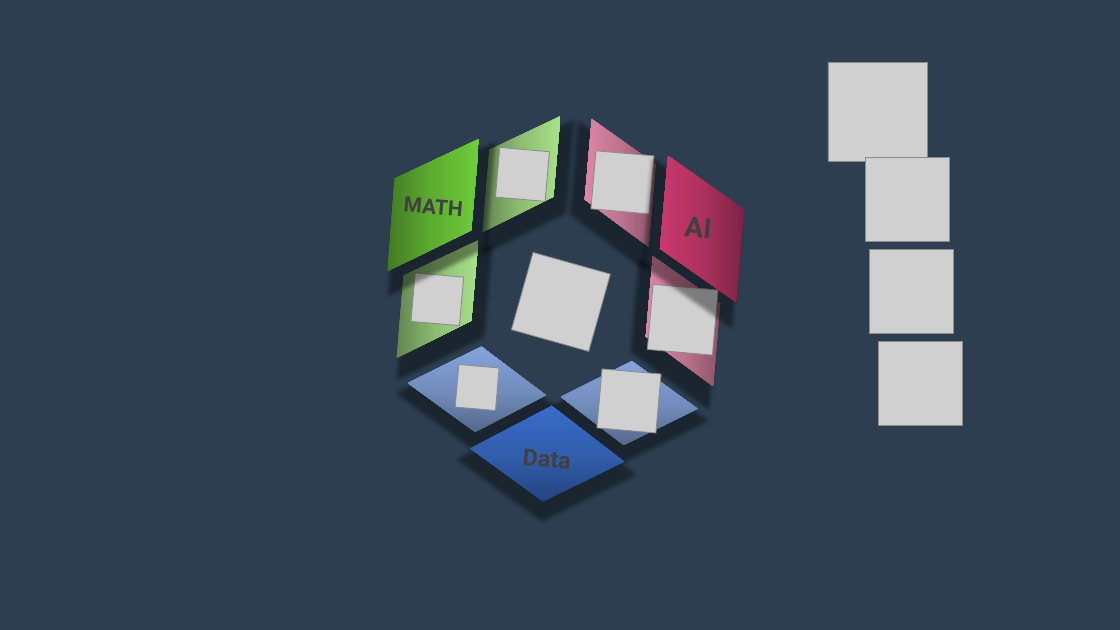
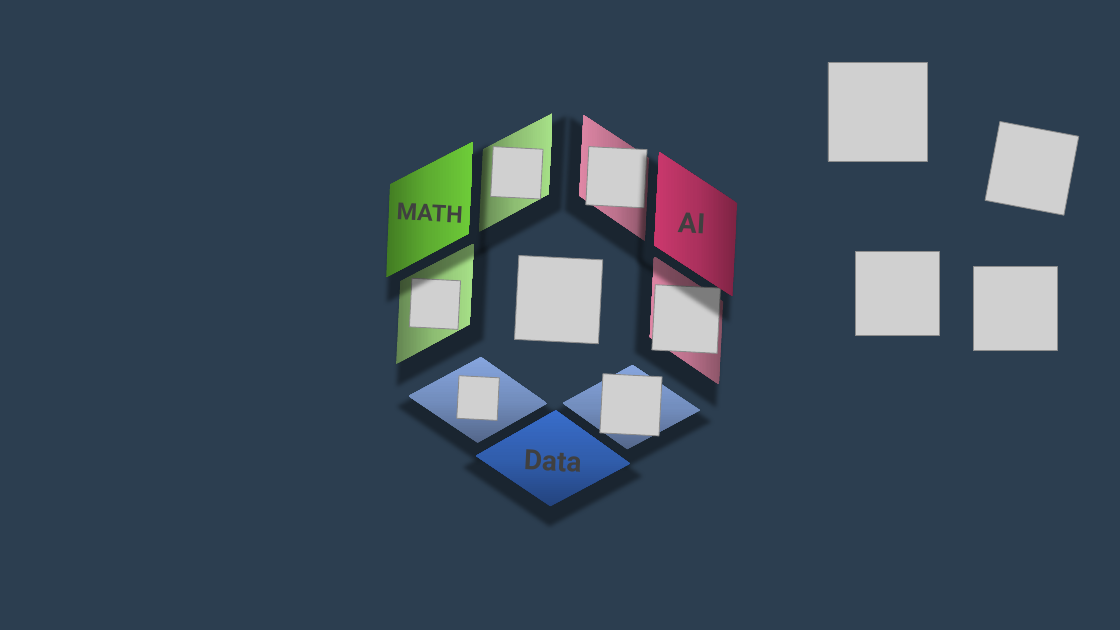
Before and after one commit to st-data-science/st-data-science.github.io, a slide deck: slide 2 of images/data_science.pptx. Drawn at 1120x630 pixels with LibreOffice and Linux fonts; fonts in the diff are those of the drawing; grey boxes stand for pictures. Boxes give left, top, right and bottom in pixels: in the first picture for what was removed or moved away, otherwise in the second. Text is boxed around its words. In the diff, an @@ line names an element or a change of style, - is before the commit and + after.

```diff
--- a/images/data_science.pptx
+++ b/images/data_science.pptx
@@ outline redrawn in 3 elements at <box>399,248,471,372</box>, <box>475,114,543,237</box>, <box>573,114,641,237</box> @@
@@ freeform shape: place and size @@
-freeform shape at <box>655,146,735,287</box>
+freeform shape at <box>651,147,732,287</box>
@@ picture: place and size @@
-picture at <box>513,255,608,349</box>
+picture at <box>985,122,1079,216</box>
@@ text "MATH" at <box>396,198,462,227</box>: size 18 to 20 pt @@
@@ text "AI": place and size @@
-text "AI" at <box>684,217,711,239</box>
+text "AI" at <box>678,212,705,233</box>
@@ picture: place and size @@
-picture at <box>879,341,963,425</box>
+picture at <box>516,257,600,341</box>
@@ freeform shape: place and size @@
-freeform shape at <box>648,248,719,372</box>
+freeform shape at <box>651,251,723,376</box>
@@ picture: place and size @@
-picture at <box>870,250,954,334</box>
+picture at <box>855,252,939,336</box>
@@ picture: place and size @@
-picture at <box>865,157,949,241</box>
+picture at <box>973,267,1057,351</box>
@@ picture: place and size @@
-picture at <box>650,276,716,342</box>
+picture at <box>654,280,719,345</box>
@@ freeform shape: place and size @@
-freeform shape at <box>415,353,554,439</box>
+freeform shape at <box>413,361,552,447</box>
@@ picture: place and size @@
-picture at <box>464,373,504,416</box>
+picture at <box>463,381,503,423</box>
@@ 2 freeform shapes, 1 picture: place and size @@
-2 freeform shapes, 1 picture at <box>483,355,706,502</box>
+2 freeform shapes, 1 picture at <box>484,361,705,506</box>
@@ text "Data" at <box>524,449,582,472</box>: size 20 to 24 pt @@
```
Also in this commit, not shown: 4 other files.
